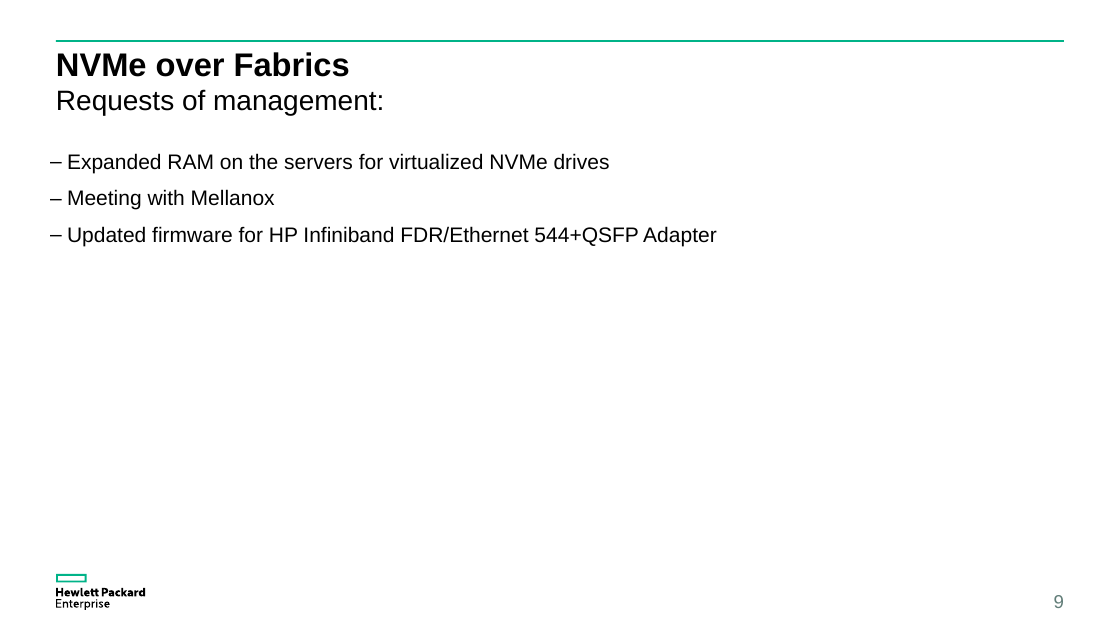
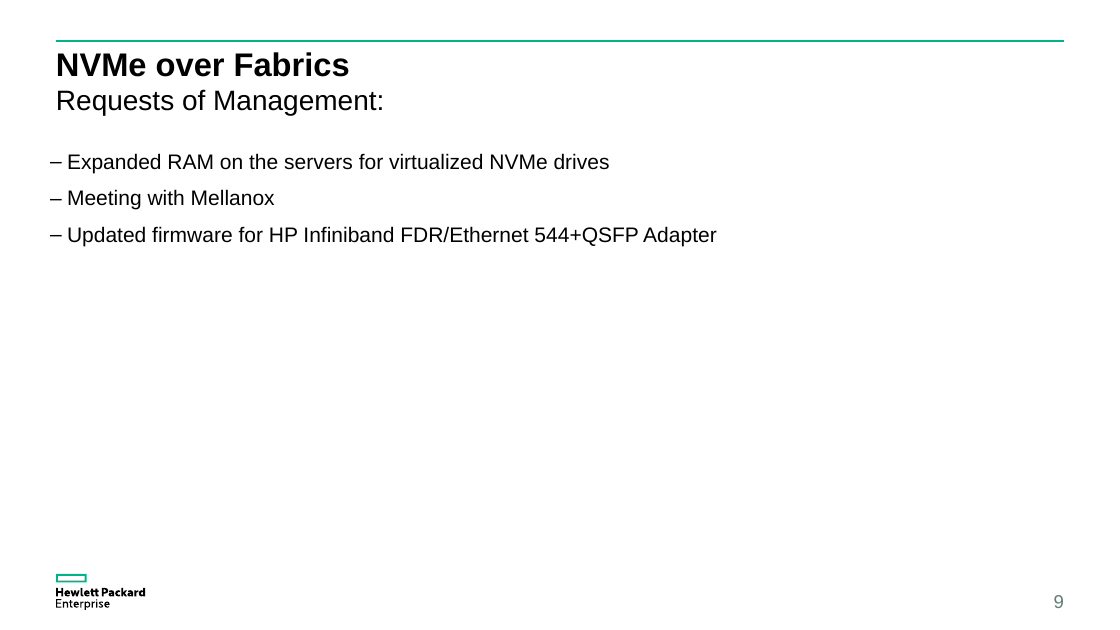
Before and after one commit to coy-humphrey/nvme-hpe, a slide deck: slide 9 of deliverables/HPE Presentation.pptx. Drawn at 1120x630 pixels with LibreOffice and Linux fonts; fonts in the diff are those of the drawing. Boxes give left, top, right and bottom in pixels: in the first picture for what was removed or moved away, otherwise in the second. Text is boxed around its words. In the diff, an @@ line names an element or a change of style, - is before the commit and + after.

```diff
--- a/deliverables/HPE Presentation.pptx
+++ b/deliverables/HPE Presentation.pptx
@@ text at (56,89,384,115): text changed @@
-Requests of management:
+Requests of Management:
```
Also in this commit, not shown: 6 other slides changed, 1 other file.
